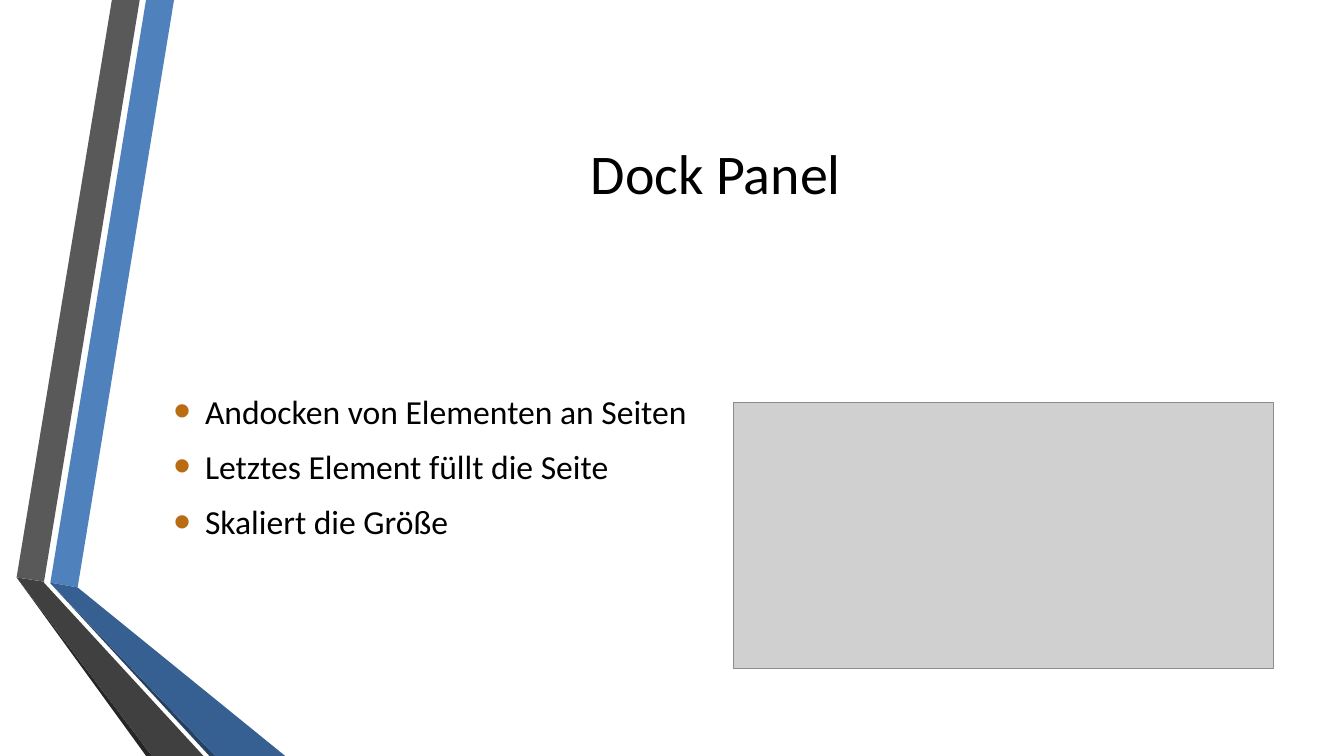
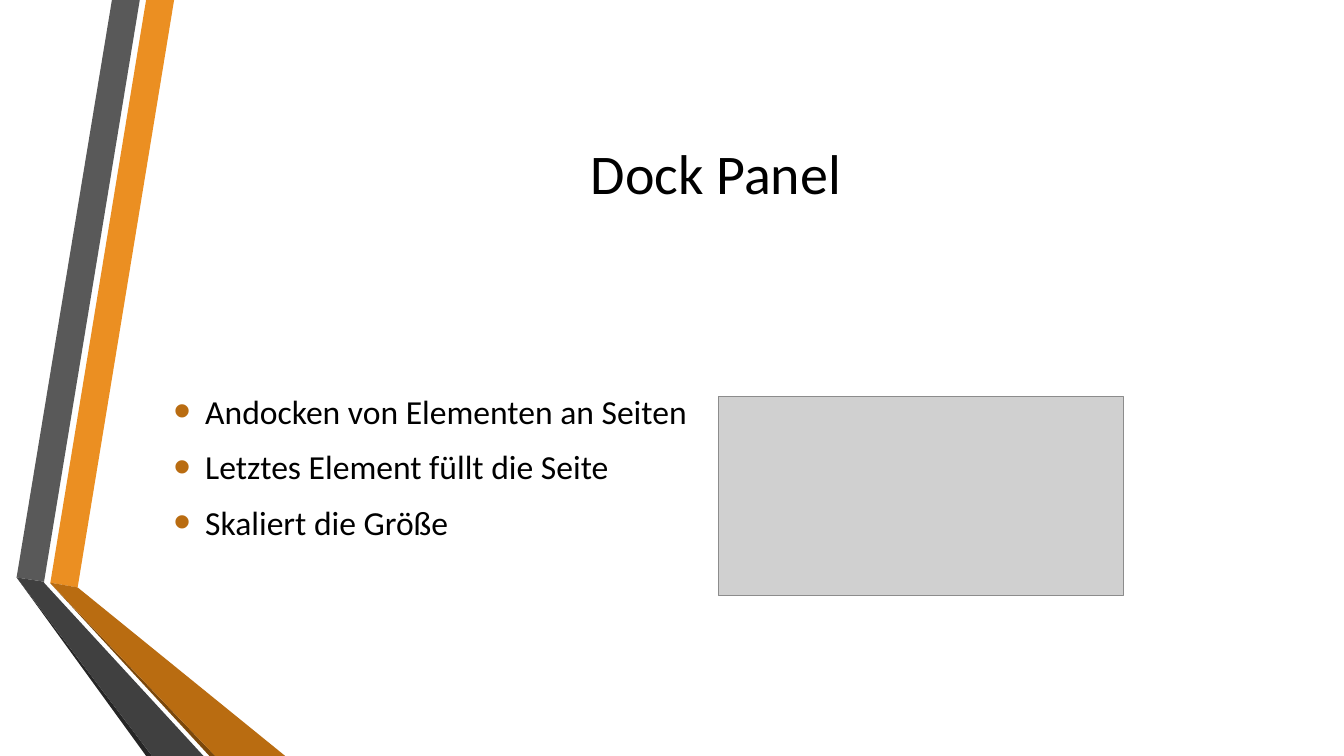
Before and after one commit to Ailer/WPF_MVVM, a slide deck: slide 9 of WPF + MVVM.pptx. Drawn at 1344x756 pixels with LibreOffice and Linux fonts; fonts in the diff are those of the drawing; grey boxes stand for pictures; background and template pictures are left out. Boxes give left, top, right and bottom in pixels: in the first picture for what was removed or moved away, otherwise in the second. Text is boxed around its words. In the diff, an @@ line names an element or a change of style, - is before the commit and + after.

```diff
--- a/WPF + MVVM.pptx
+++ b/WPF + MVVM.pptx
@@ freeform shape at [50,0,174,588]: fill #4F81BD to #EB8F22 @@
@@ picture: place and size @@
-picture at [734,402,1274,668]
+picture at [719,396,1124,596]
@@ freeform shape at [50,583,285,756]: fill #376092 to #B96C11; outline redrawn @@
@@ freeform shape at [50,584,216,756]: fill #254061 to #7B480B; outline redrawn @@
```
Also in this commit, not shown: 18 other slides changed, 19 slides added, 1 slide removed.
